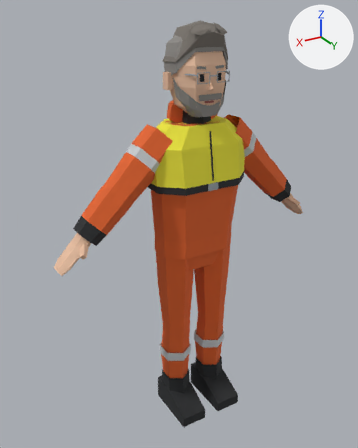
The glTF model characters/grey_beard_lead/grey_beard_lead_survival.glb, before and after one commit.
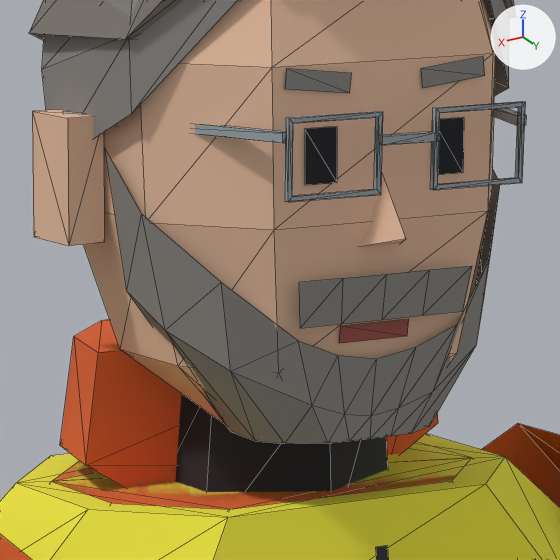
The first picture shows the older version from a 50 mm lens placed at (1.118, 1.729, 1.849), pointed at (0.058, -0.037, 0.966). The close-ups show the older and then the newer version on the part from 44% to 66% of the width and 13% to 30% of the height of that picture. Only the edits that show in the close-ups are written down. Arrows for +X, +Y and +Z are at upper right; the lights stay in place. The close-ups show mesh edges as thin lines. Vertices at exactly the same position are counted once.

Names of what the first close-up shows: 'grey_beard_lead_survival'.
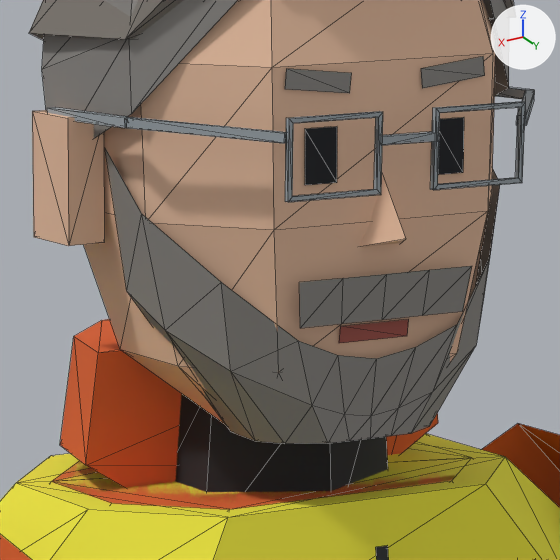
Changed parts and their boxes [x1, y1, x2, y2] in the close-ups (560 x 560 px):
part 1 of me_grey_beard_lead_survival, built on
    before: [63, 108, 526, 143]
    after: [47, 87, 535, 143]

Patch to the scene script:
```diff
--- a/characters/grey_beard_lead/grey_beard_lead_survival.glb.py
+++ b/characters/grey_beard_lead/grey_beard_lead_survival.glb.py
@@ me_grey_beard_lead_survival @@
 # used by ob_grey_beard_lead_survival; location = (0.0, 0.0, 0.0)
-me_grey_beard_lead_survival.from_pydata(...)  # 752 vertices, 1172 faces; spans x -0.65..0.65, y -0.13..0.18, z 0.0..1.81
+me_grey_beard_lead_survival.from_pydata(...)  # 768 vertices, 1196 faces; spans x -0.65..0.65, y -0.13..0.18, z 0.0..1.81
+# me_grey_beard_lead_survival part 1
+# 4 vertices are removed from x 0.12, y -0.02, z 1.63
+# 24 faces are deleted
+# 4 vertices move from x -0.12, y -0.02, z 1.63 to x -0.13..-0.12, y 0.05..0.06, z 1.63
+# 15 vertices are added at x -0.13..0.13, y -0.02..0.06, z 1.63
+# 5 new vertices lie (0.0, -0.08, 0.0) away from vertices in x -0.13..0.13, y 0.06, z 1.63
+# 48 new faces join them
 me_grey_beard_lead_survival.materials.append(mat_m_characterpalette)
```
